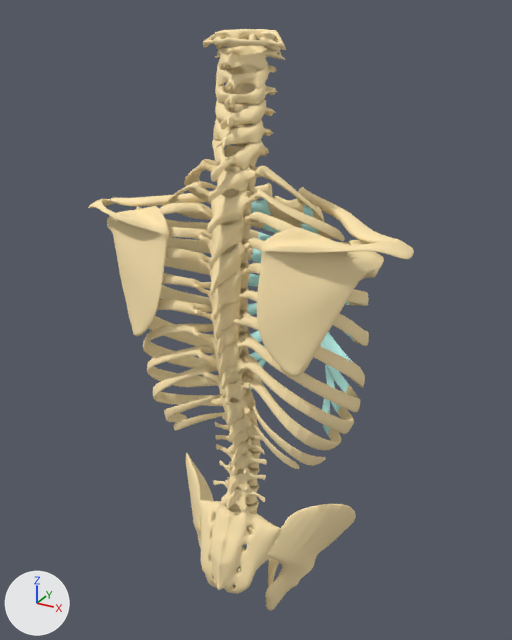
The Blender file TextBooks/Anatomy/RichContents/3D/FullHuman/FullHuman.blend as it was, and as the next commit left it.
Before and after are seen from a camera (50 mm lens) standing at (2.43, -4.44, -0.28) and looking at (-0.08, 0.14, -2.57). The lights are fixed; the arrows at lower left show +X, +Y and +Z.

Names of what the first picture shows: 'Clavis', 'Pelvic Bone', 'Plane', 'Rib02', 'Rib05', 'Rib06', 'Rib07', 'Rib08', 'Rib09', 'Rib10', 'S15', 'T02'.
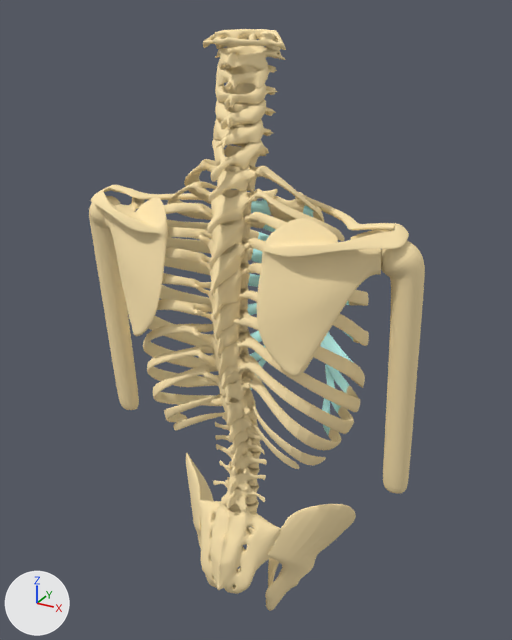
Boxes [x1, y1, x2, y2] around the edits, measured in the pictures (512 x 640 px; the box of a moved part takes in the faces that stretch with it):
'Plane', reshaped (8% taller)
    before: [88, 199, 414, 377]
    after: [91, 185, 409, 377]
'humerus', added (beige)
    after: [89, 196, 425, 494]
'Clavis', reshaped (23% shorter)
    before: [111, 183, 399, 243]
    after: [110, 185, 396, 231]
part 1 of me_scapula, moved or reshaped
    before: [88, 199, 414, 314]
    after: [91, 185, 409, 314]

What the commit changed:
me_scapula is used by ob_plane; location (0.0, -0.608, -1.997); rotation (1.122, 0.0, 0.0), in degrees (64, 0, 0); scale (0.374, 0.374, 0.374).
me_scapula had 149 vertices, 162 faces and spanned x -3.41..-0.93, y -1.4..1.39, z -1.09..0.64.
me_scapula now has 139 vertices, 157 faces and spans x -3.31..-0.94, y -1.4..1.64, z -0.94..0.59.
Part 1, on me_scapula:
118 vertices are removed from x -3.41..-0.93, y 0.32..1.39, z -1.09..0.64.
138 faces are deleted.
108 vertices are added at x -3.31..-0.97, y 0.31..1.64, z -0.94..0.59.
133 new faces join them.
me_circle_023 is used by ob_clavis; location (0.0, 0.491, -1.678); scale (0.786, 0.916, 1.0).
me_circle_023 had 32 vertices, 30 faces and spanned x -1.459..-0.131, y -0.876..0.025, z -0.032..0.164.
me_circle_023 now has 43 vertices, 44 faces and spans x -1.447..-0.091, y -0.949..0.045, z -0.014..0.169.
me_circle_023 part 2: the whole mesh is rebuilt.
Mesh me_sphere_001 is new.
It has 50 vertices, 56 faces and spans x -10.7..-8.2, y -1.0..1.3, z -14.9..1.2.
It uses material mat_bone (beige #ffe8b3).
Object 'humerus' (ob_humerus) is new; it shows me_sphere_001.
Its location is (0.0, -0.295, -1.737).
Its rotation in degrees is (5, 0, 0).
Its scale is (0.126, 0.126, 0.126).
It gains a MIRROR modifier named 'Mirror'.
It gains a SUBSURF modifier named 'Subsurf'.
Modifier setting: levels = 2.
